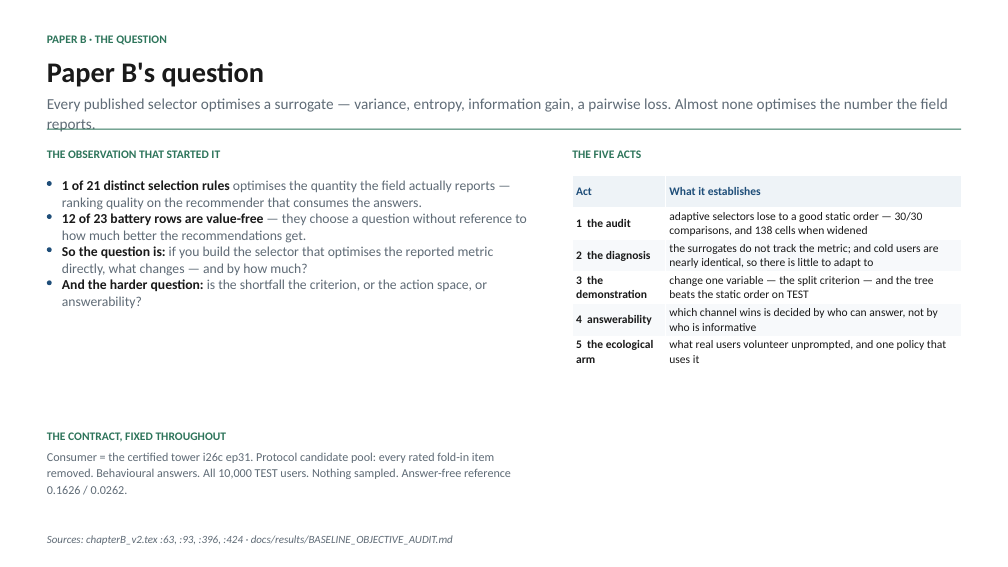
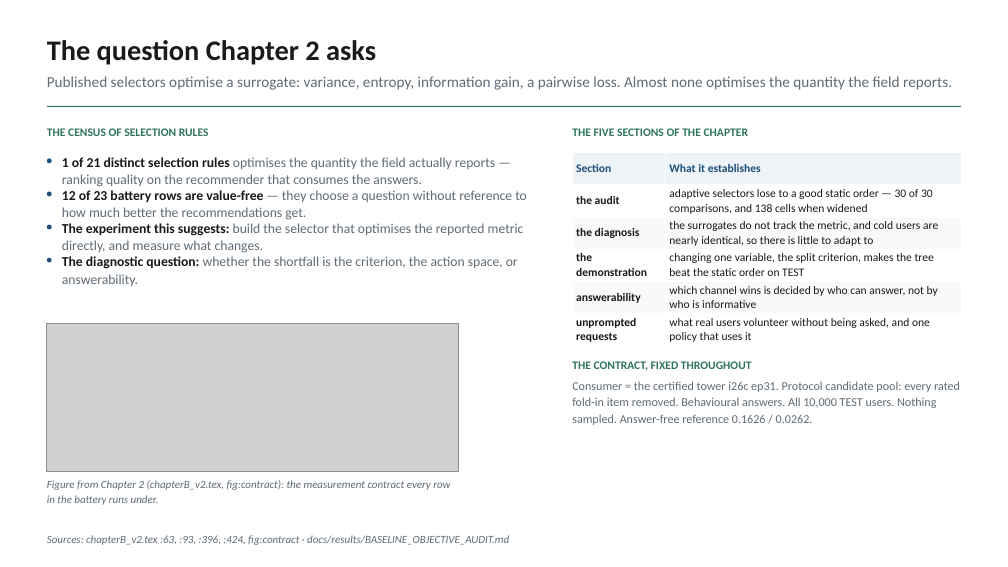
Before and after one commit to makarovaalexa-brch/casper, a slide deck: slide 15 of new_chapters/slides/casper_supervisor_2026-09.pptx (slide 14 before the commit). Drawn at 1008x567 pixels with LibreOffice and Linux fonts; fonts in the diff are those of the drawing; grey boxes stand for pictures. Boxes give left, top, right and bottom in pixels: in the first picture for what was removed or moved away, otherwise in the second. Text is boxed around its words. In the diff, an @@ line names an element or a change of style, - is before the commit and + after.

```diff
--- a/new_chapters/slides/casper_supervisor_2026-09.pptx
+++ b/new_chapters/slides/casper_supervisor_2026-09.pptx
@@ text at box(47, 40, 376, 65): text changed; size 11 to 27 pt; text colour #2E755B to #1A1A1A @@
-PAPER B · THE QUESTION
+The question Chapter 2 asks
@@ text at box(47, 76, 952, 90): text changed @@
-Every published selector optimises a surrogate — variance, entropy, information gain, a pairwise loss. Almost none optimises the number the field reports.
+Published selectors optimise a surrogate: variance, entropy, information gain, a pairwise loss. Almost none optimises the quantity the field reports.
@@ text removed at box(47, 62, 265, 87) @@
-Paper B's question
@@ rectangle: place and size @@
-rectangle at box(47, 129, 961, 130)
+rectangle at box(47, 106, 961, 107)
@@ text added at box(47, 128, 209, 136), 11 pt, text #2E755B, bold @@
+THE CENSUS OF SELECTION RULES
@@ text at box(572, 128, 748, 136): text changed @@
-THE FIVE ACTS
+THE FIVE SECTIONS OF THE CHAPTER
@@ ellipse: place and size @@
-ellipse at box(47, 281, 51, 285)
+ellipse at box(47, 159, 51, 163)
@@ text removed at box(47, 150, 220, 158) @@
-THE OBSERVATION THAT STARTED IT
@@ text "1 of 21 distinct selection ...": place and size @@
-text "1 of 21 distinct selection ..." at box(62, 180, 495, 210)
+text "1 of 21 distinct selection ..." at box(62, 157, 495, 187)
@@ table: place and size @@
-table at box(572, 175, 961, 368)
+table at box(572, 153, 961, 346)
@@ table at box(572, 153, 961, 346) @@
-row 1, column 1: Act
+row 1, column 1: Section
-row 2, column 1: 1 the audit
+row 2, column 1: the audit
-row 2, column 2: adaptive selectors lose to a good static order — 30/30 comparisons, and 138 cells when widened
+row 2, column 2: adaptive selectors lose to a good static order — 30 of 30 comparisons, and 138 cells when widened
-row 3, column 1: 2 the diagnosis
+row 3, column 1: the diagnosis
-row 3, column 2: the surrogates do not track the metric; and cold users are nearly identical, so there is little to adapt to
+row 3, column 2: the surrogates do not track the metric, and cold users are nearly identical, so there is little to adapt to
-row 4, column 1: 3 the demonstration
+row 4, column 1: the demonstration
-row 4, column 2: change one variable — the split criterion — and the tree beats the static order on TEST
+row 4, column 2: changing one variable, the split criterion, makes the tree beat the static order on TEST
-row 5, column 1: 4 answerability
+row 5, column 1: answerability
-row 6, column 1: 5 the ecological arm
+row 6, column 1: unprompted requests
-row 6, column 2: what real users volunteer unprompted, and one policy that uses it
+row 6, column 2: what real users volunteer without being asked, and one policy that uses it
@@ text "12 of 23 battery rows ...": place and size @@
-text "12 of 23 battery rows ..." at box(62, 213, 527, 243)
+text "12 of 23 battery rows ..." at box(62, 190, 527, 220)
@@ text at box(62, 223, 524, 253): text changed @@
-So the question is: if you build the selector that optimises the reported metric directly, what changes — and by how much?
+The experiment this suggests: build the selector that optimises the reported metric directly, and measure what changes.
@@ 3 ellipses: place and size @@
-3 ellipses at box(47, 181, 51, 252)
+3 ellipses at box(47, 191, 51, 262)
@@ text at box(62, 256, 518, 286): text changed @@
-And the harder question: is the shortfall the criterion, or the action space, or answerability?
+The diagnostic question: whether the shortfall is the criterion, the action space, or answerability.
@@ picture added at box(47, 324, 459, 471) @@
@@ text "THE CONTRACT, FIXED THROUGHOUT" rewrapped from box(47, 432, 511, 494) to box(572, 361, 960, 425) @@
@@ text added at box(47, 480, 450, 505), 10.5 pt, text #5F6B76, italic @@
+Figure from Chapter 2 (chapterB_v2.tex, fig:contract): the measurement contract every row in the battery runs under.
@@ text at box(47, 535, 509, 545): text changed @@
-Sources: chapterB_v2.tex :63, :93, :396, :424 · docs/results/BASELINE_OBJECTIVE_AUDIT.md
+Sources: chapterB_v2.tex :63, :93, :396, :424, fig:contract · docs/results/BASELINE_OBJECTIVE_AUDIT.md
```
Also in this commit, not shown: 53 other slides changed, 4 slides added, 1 slide removed, 11 other files.
